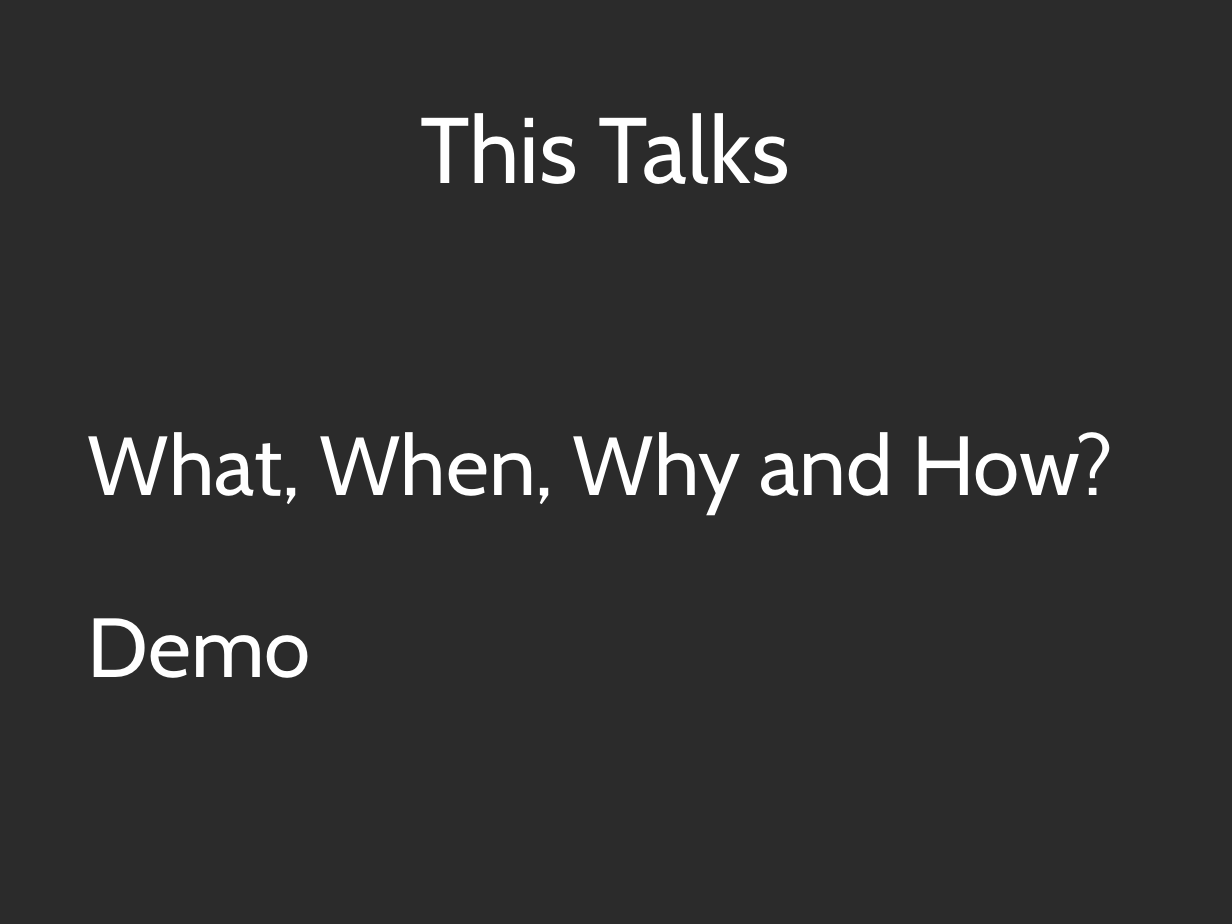
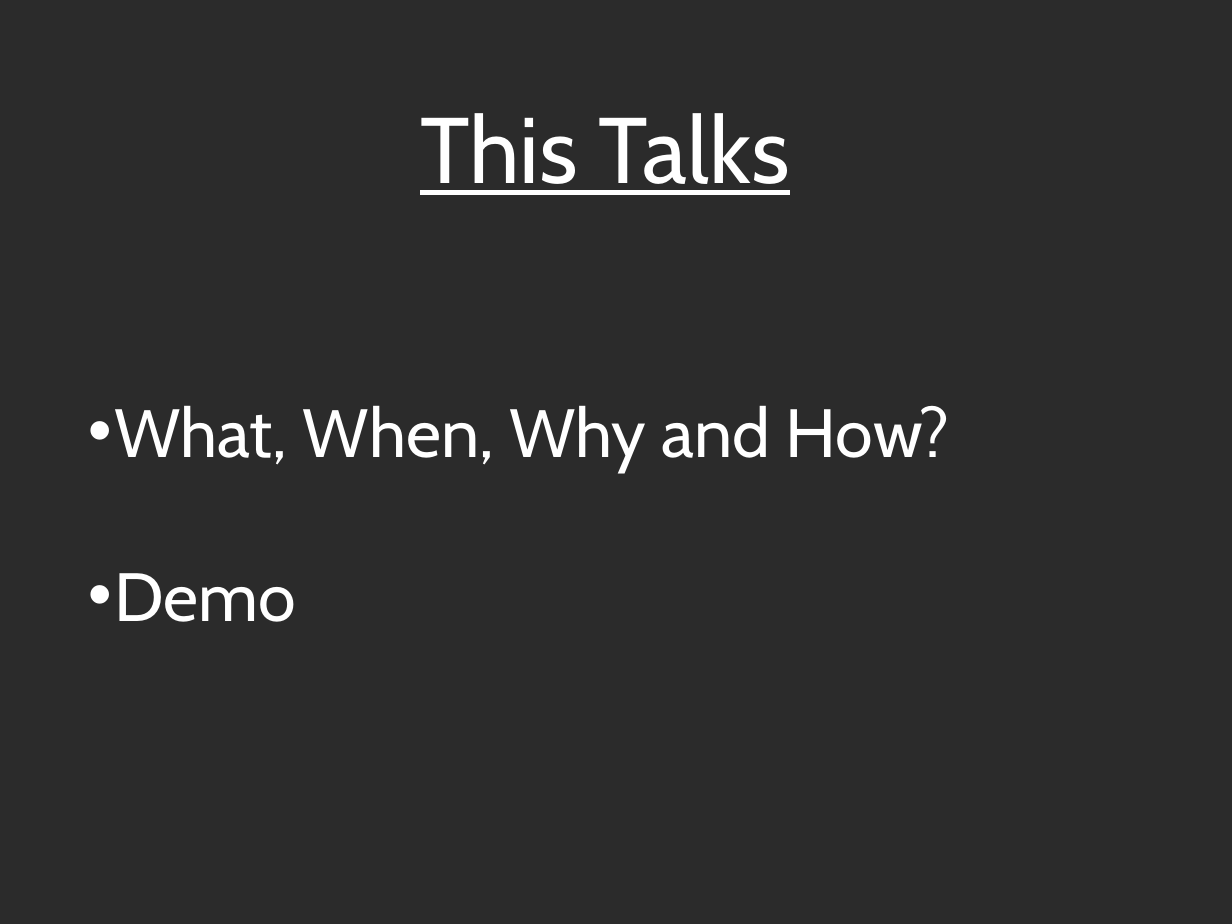
Before and after one commit to NiteshMeshram/SRStoryboardDemo, a slide deck: slide 2 of PPT/SotryBoardByNiteshVersion1.0.odp. Drawn at 1232x924 pixels with LibreOffice and Linux fonts; fonts in the diff are those of the drawing; background and template pictures are left out; a plain dark background stands for a picture behind light text. Boxes give left, top, right and bottom in pixels: in the first picture for what was removed or moved away, otherwise in the second. Text is boxed around its words. In the diff, an @@ line names an element or a change of style, - is before the commit and + after.

```diff
--- a/PPT/SotryBoardByNiteshVersion1.0.odp
+++ b/PPT/SotryBoardByNiteshVersion1.0.odp
@@ title "This Talks" at (x1=420, y1=113, x2=790, y2=195): underline on @@
@@ subtitle "What, When, Why and How?" moved from (x1=88, y1=432, x2=1113, y2=678) to (x1=114, y1=405, x2=950, y2=622) @@
@@ subtitle "What, When, Why and How?" at (x1=114, y1=405, x2=950, y2=622): size 54 to 44 pt; bullet none to • @@
```
Also in this commit, not shown: 13 other slides changed, 1 slide added, 3 other files.
